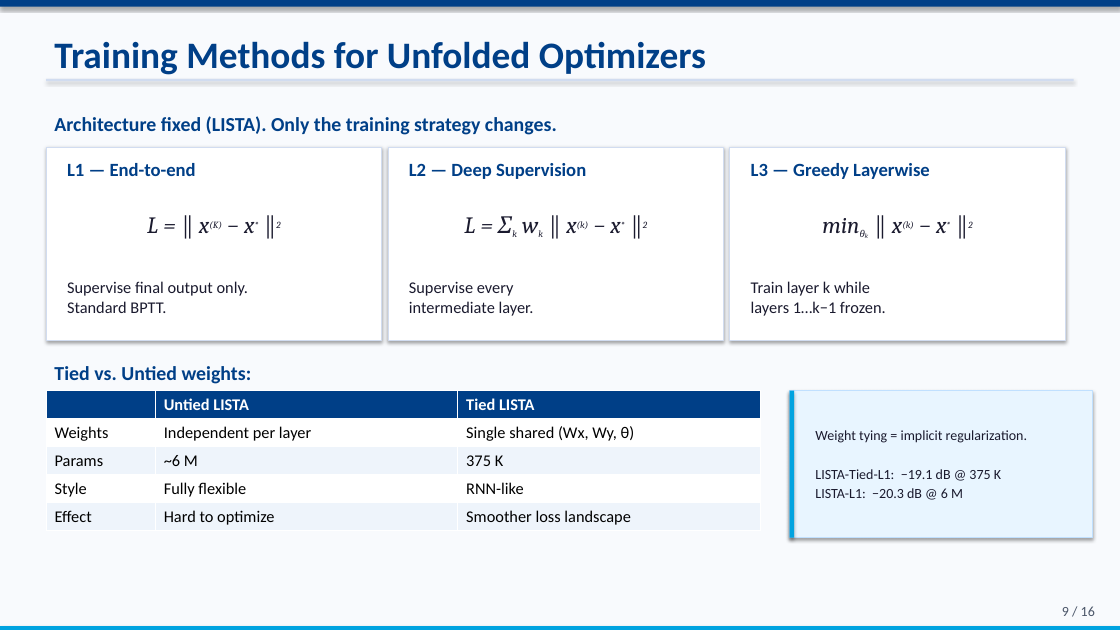
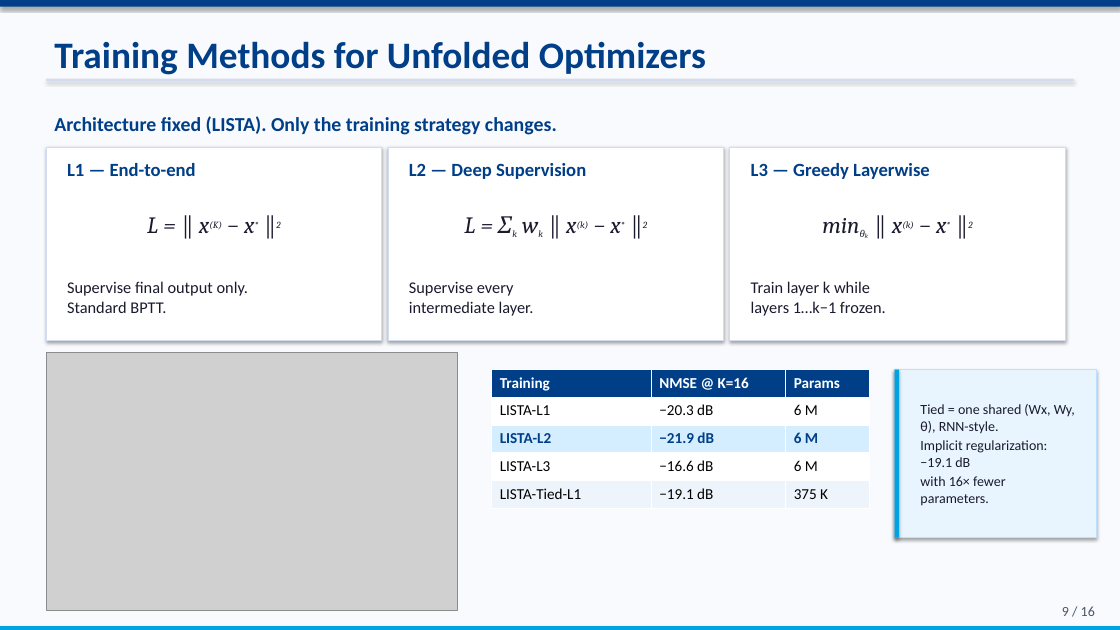
Before and after one commit to ThEpiCake/hyperlista-mbdl, a slide deck: slide 9 of submission/MBDL_Seminar_Presentation.pptx. Drawn at 1120x630 pixels with LibreOffice and Linux fonts; fonts in the diff are those of the drawing; grey boxes stand for pictures. Boxes give left, top, right and bottom in pixels: in the first picture for what was removed or moved away, otherwise in the second. Text is boxed around its words. In the diff, an @@ line names an element or a change of style, - is before the commit and + after.

```diff
--- a/submission/MBDL_Seminar_Presentation.pptx
+++ b/submission/MBDL_Seminar_Presentation.pptx
@@ picture added at <box>46,353,458,610</box> @@
@@ text removed at <box>54,366,252,384</box> @@
-Tied vs. Untied weights:
@@ table at <box>492,370,870,508</box> @@
-row 1:  | Untied LISTA | Tied LISTA
+row 1: Training | NMSE @ K=16 | Params
-row 2: Weights | Independent per layer | Single shared (Wx, Wy, θ)
+row 2: LISTA-L1 | −20.3 dB | 6 M
-row 3: Params | ~6 M | 375 K
+row 3: LISTA-L2 | −21.9 dB | 6 M
-row 4: Style | Fully flexible | RNN-like
+row 4: LISTA-L3 | −16.6 dB | 6 M
-row 5: Effect | Hard to optimize | Smoother loss landscape
+row 5: LISTA-Tied-L1 | −19.1 dB | 375 K
@@ fill #EEF4FB to #D4EDFF in row 3 @@
@@ table: place and size @@
-table at <box>46,391,760,529</box>
+table at <box>492,370,870,508</box>
@@ rectangle: place and size @@
-rectangle at <box>790,391,1092,538</box>
+rectangle at <box>895,370,1096,538</box>
@@ rectangle: place and size @@
-rectangle at <box>790,391,795,538</box>
+rectangle at <box>895,370,900,538</box>
@@ text at <box>920,404,1075,506</box>: text changed @@
-Weight tying = implicit regularization.
-LISTA-Tied-L1: −19.1 dB @ 375 K
-LISTA-L1: −20.3 dB @ 6 M
+Tied = one shared (Wx, Wy, θ), RNN-style.
+Implicit regularization: −19.1 dB
+with 16× fewer parameters.
```
Also in this commit, not shown: 1 other slide changed, 1 other file.
